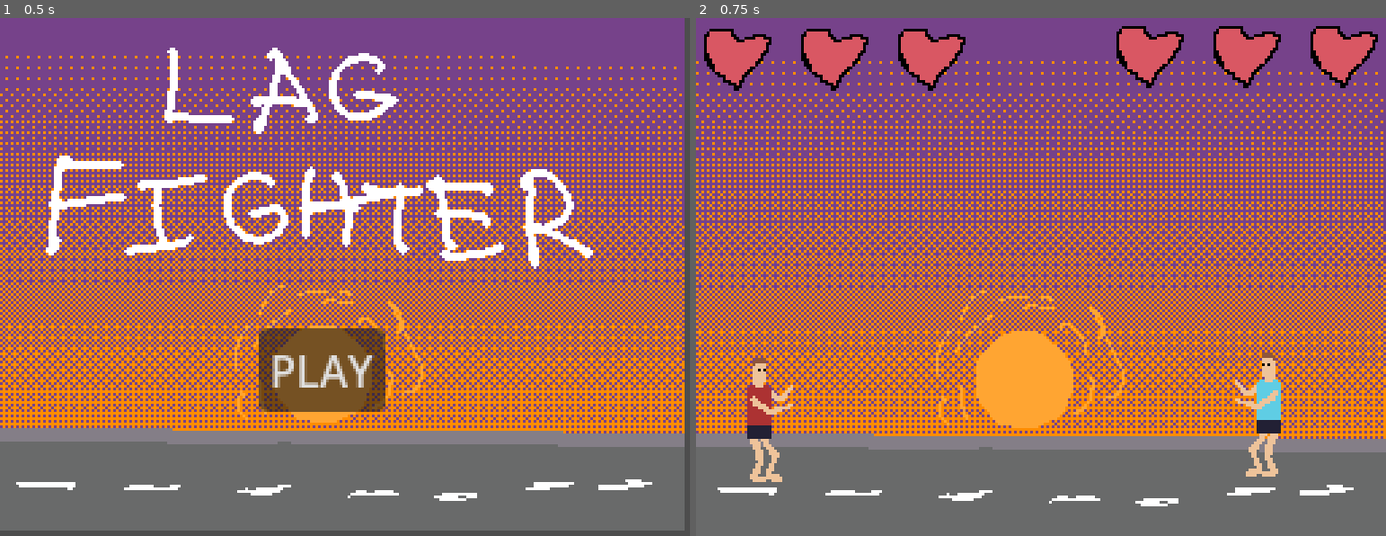
Above: before the commit, frames 1-2 (left to right).
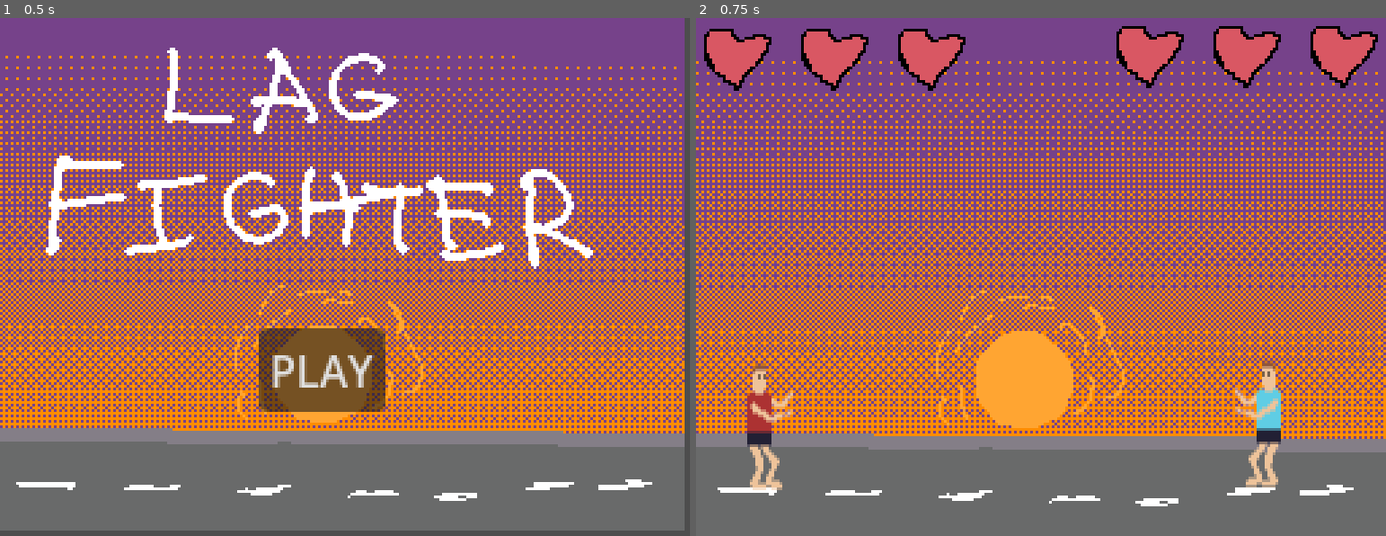
Above: after the commit, the same moments.

Repository: crknuchu/lagfighter
Game: Godot game, scene res://menu.tscn
The game is run twice, just before and just after one commit, with the same random seed, the same clock (stepped at 60 frames per second) and the same inputs.
Inputs:
- Up to frame 1 (0.5 s): no input
- Up to frame 2 (0.75 s): click "PLAY" at 0.5 s

Frame 1 is identical in both runs. In frame 2, 1.5% of the frame differs, in the area x 7-85%, y 64-92%.

Commit message:
add jumping

Diff:
--- a/player.gd
+++ b/player.gd
@@ -8,6 +8,8 @@
 const KICK_DAMAGE = 2
 
 @export var speed: float = 200.0
+@export var jump_velocity: float = -350.0 # Negative because y+ is down in Godot
+@export var gravity: float = 900.0
 @export var attack_delay: float = 1.0
 @export var player_id: int = 1  # 1 or 2
 @export var max_health: int = 3
@@ -28,26 +30,37 @@
 
 var opponent: Fighter
 
+#var velocity: Vector2 = Vector2.ZERO
+
 func _ready() -> void:
 	health = max_health
-	#if idle_texture == null:
-		#idle_texture = $Sprite2D.texture
-
 	$Sprite2D.texture = idle_texture
 
-
 func _physics_process(delta: float) -> void:
-	handle_movement()
+	handle_movement(delta)
 	handle_delayed_actions()
 
-func handle_movement() -> void:
+func handle_movement(delta: float) -> void:
 	var input_vector = Vector2.ZERO
 	if Input.is_action_pressed("move_left_p%d" % player_id):
 		input_vector.x -= 1
 	elif Input.is_action_pressed("move_right_p%d" % player_id):
 		input_vector.x += 1
 
-	velocity = input_vector * speed
+	# Horizontal movement
+	velocity.x = input_vector.x * speed
+
+	# Gravity
+	if not is_on_floor():
+		velocity.y += gravity * delta
+	else:
+		velocity.y = 0
+
+	# Jumping
+	if Input.is_action_just_pressed("jump_p%d" % player_id) and is_on_floor():
+		velocity.y = jump_velocity
+
+	#velocity = move_and_slide(velocity, Vector2.UP)
 	move_and_slide()
 
 func _unhandled_input(event: InputEvent) -> void:
@@ -90,7 +103,6 @@
 	if !is_inside_tree():
 		return
 
-
 	var delay = 0.2
 	var timer := get_tree().create_timer(delay)
 	if timer:
--- a/project.godot
+++ b/project.godot
@@ -64,6 +64,16 @@
 "events": [Object(InputEventKey,"resource_local_to_scene":false,"resource_name":"","device":-1,"window_id":0,"alt_press …(191 unchanged characters)…
 ]
 }
+jump_p1={
+"deadzone": 0.2,
+"events": [Object(InputEventKey,"resource_local_to_scene":false,"resource_name":"","device":-1,"window_id":0,"alt_pressed":false,"shift_pressed":false,"ctrl_pressed":false,"meta_pressed":false,"pressed":false,"keycode":0,"physical_keycode":87,"key_label":0,"unicode":119,"location":0,"echo":false,"script":null)
+]
+}
+jump_p2={
+"deadzone": 0.2,
+"events": [Object(InputEventKey,"resource_local_to_scene":false,"resource_name":"","device":-1,"window_id":0,"alt_pressed":false,"shift_pressed":false,"ctrl_pressed":false,"meta_pressed":false,"pressed":false,"keycode":0,"physical_keycode":4194320,"key_label":0,"unicode":0,"location":0,"echo":false,"script":null)
+]
+}
 
 [rendering]
 
